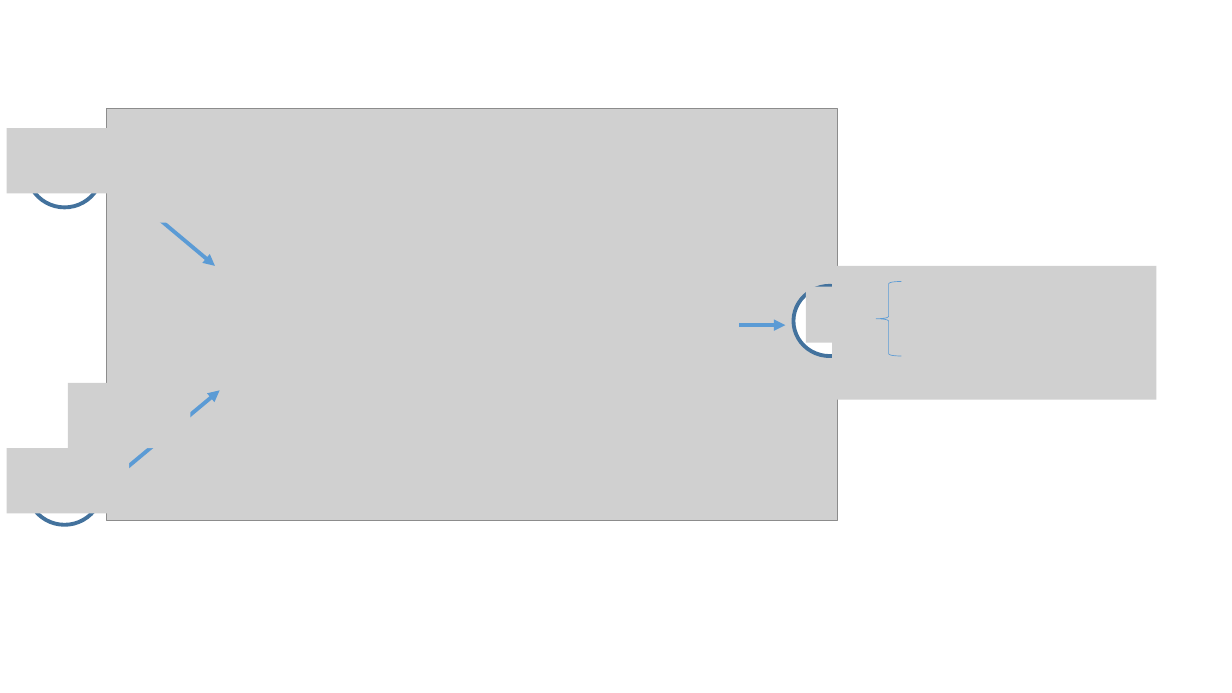
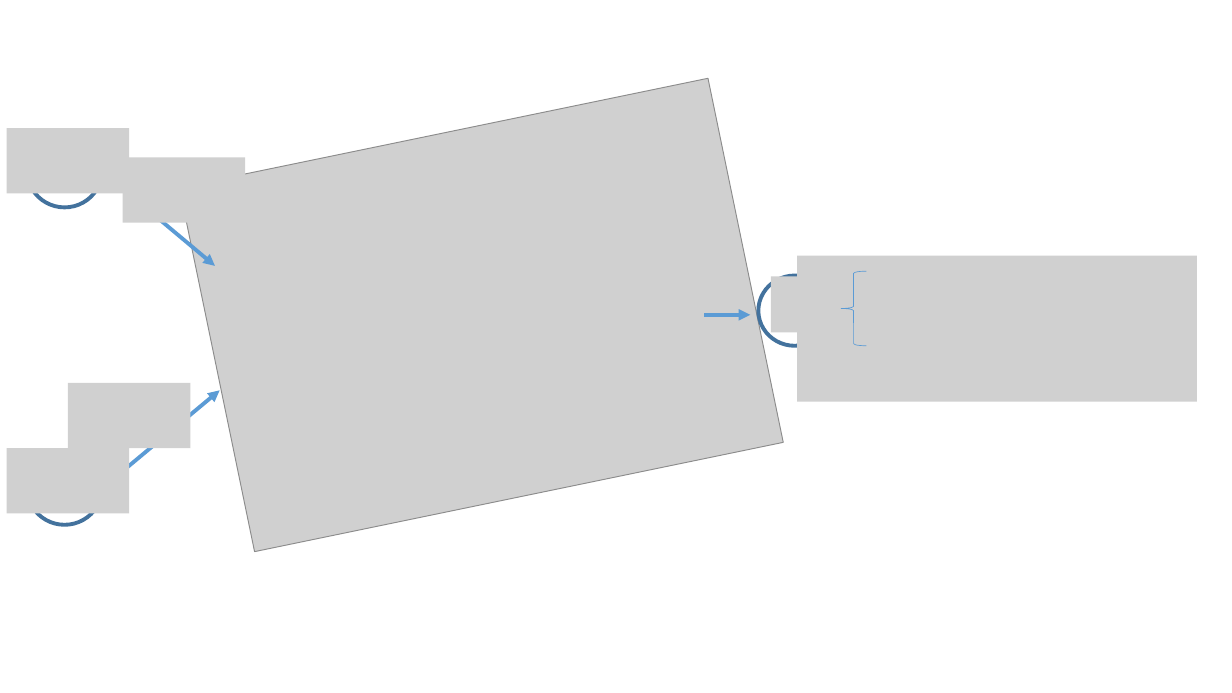
Before and after one commit to INVESTAR/StockAnalysisInPython, a slide deck: slide 7 of PPT Materials.pptx. Drawn at 1232x693 pixels with LibreOffice and Linux fonts; fonts in the diff are those of the drawing; grey boxes stand for pictures. Boxes give left, top, right and bottom in pixels: in the first picture for what was removed or moved away, otherwise in the second. Text is boxed around its words. In the diff, an @@ line names an element or a change of style, - is before the commit and + after.

```diff
--- a/PPT Materials.pptx
+++ b/PPT Materials.pptx
@@ picture at [180, 79, 783, 552]: rotation 0 to 348 degrees @@
@@ picture: place and size @@
-picture at [833, 266, 1157, 400]
+picture at [798, 256, 1198, 402]
@@ picture added at [771, 276, 822, 333] @@
@@ picture removed at [806, 287, 857, 343] @@
@@ 1 ellipse, 1 left brace, 1 arrow: place and size @@
-1 ellipse, 1 left brace, 1 arrow at [739, 282, 902, 357]
+1 ellipse, 1 left brace, 1 arrow at [704, 272, 867, 347]
```
Also in this commit, not shown: 6 other files.
